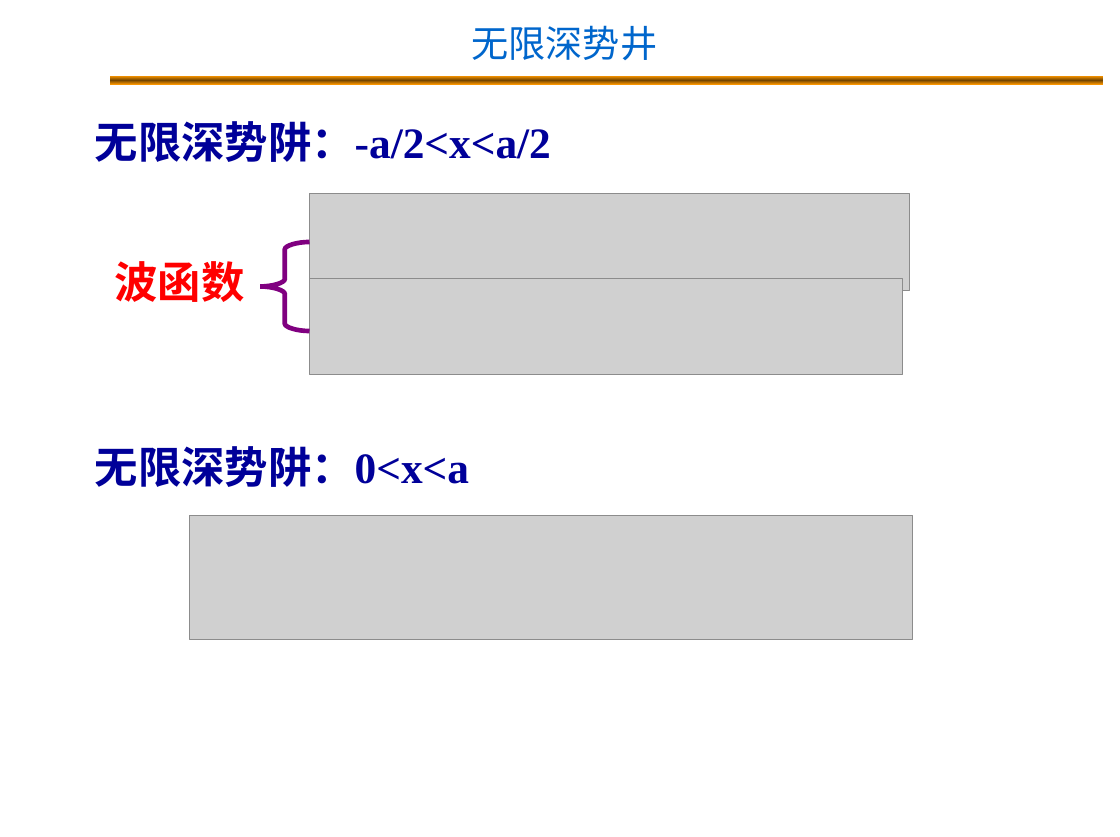
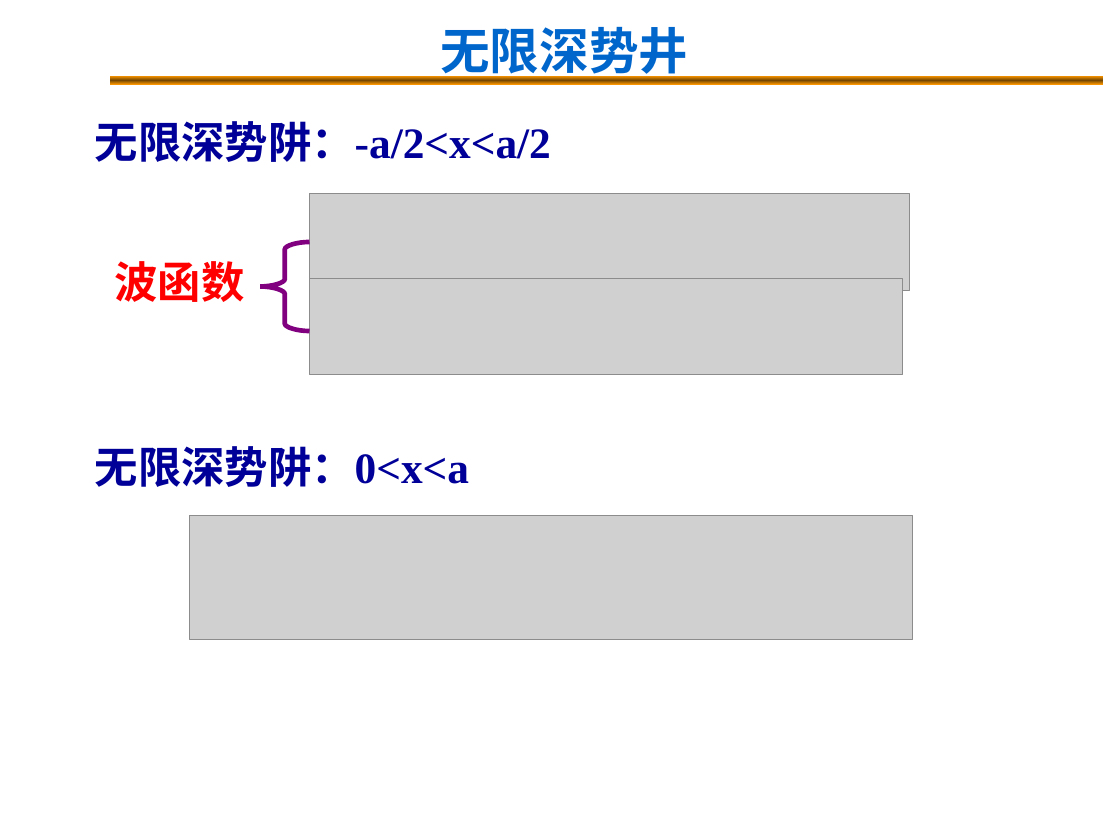
Before and after one commit to Equationzhao/USTB-Course-materials, a slide deck: slide 15 of 大物/量子物理20211222.ppt. Drawn at 1120x837 pixels with LibreOffice and Linux fonts; fonts in the diff are those of the drawing; grey boxes stand for pictures; background and template pictures are left out. Boxes give left, top, right and bottom in pixels: in the first picture for what was removed or moved away, otherwise in the second. Text is boxed around its words. In the diff, an @@ line names an element or a change of style, - is before the commit and + after.

```diff
--- a/大物/量子物理20211222.ppt
+++ b/大物/量子物理20211222.ppt
@@ text "无限深势井" at (440, 27, 688, 82): size 24 to 32 pt, bold on @@
@@ rectangle at (110, 76, 1103, 85): fill gradient #FF9900 to #754600 to gradient #FF9900 to #764700 @@
```
Also in this commit, not shown: 34 other slides changed, 23 other files.
